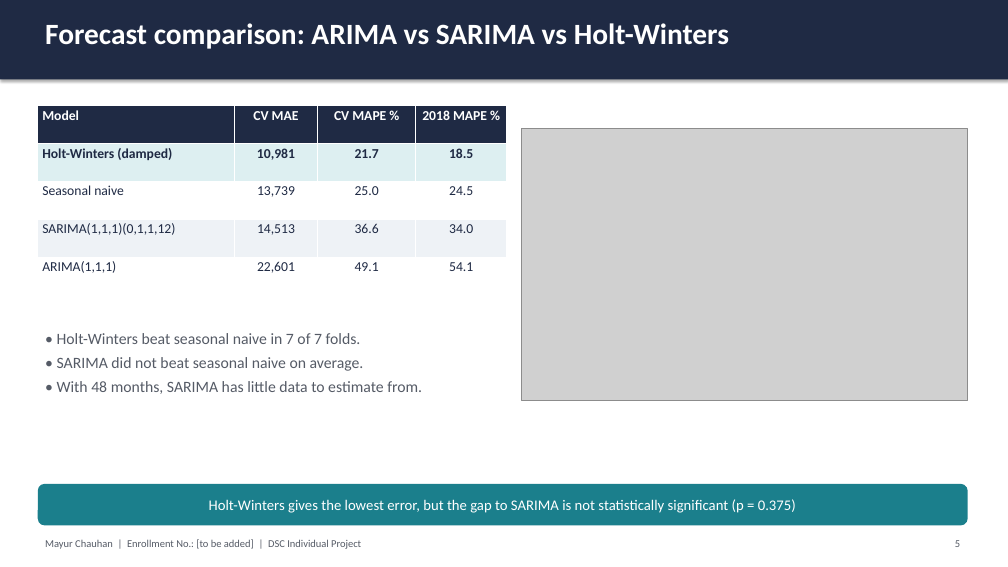
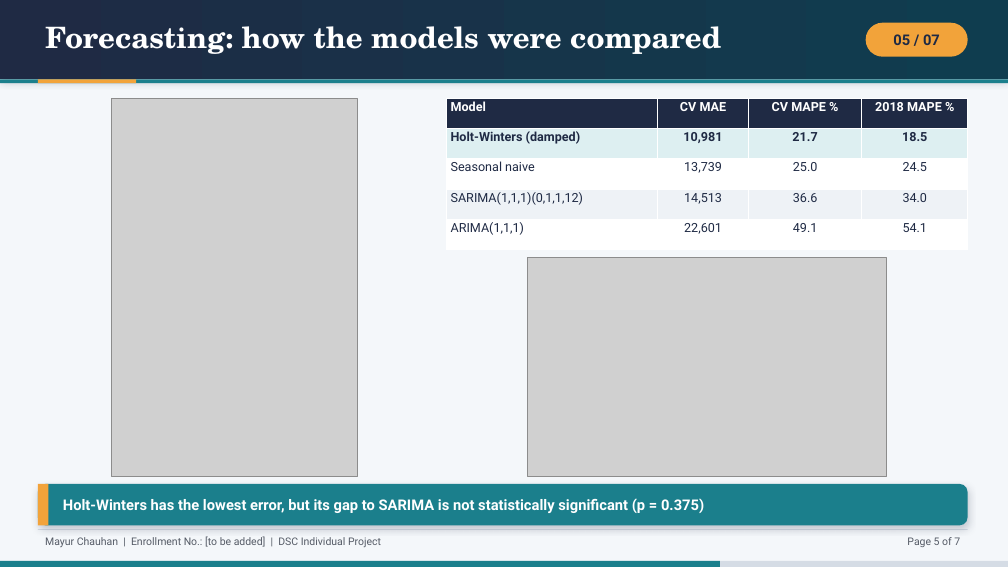
Before and after one commit to MayurChauhan-2950/Retail_Sales_Forecasting, a slide deck: slide 5 of presentation/Retail_Sales_Forecasting_Short.pptx. Drawn at 1008x567 pixels with LibreOffice and Linux fonts; fonts in the diff are those of the drawing; grey boxes stand for pictures. Boxes give left, top, right and bottom in pixels: in the first picture for what was removed or moved away, otherwise in the second. Text is boxed around its words. In the diff, an @@ line names an element or a change of style, - is before the commit and + after.

Commit message:
Add complete project explainer, 7-slide deck with PDF, diagrams and dashboard screenshots

```diff
--- a/presentation/Retail_Sales_Forecasting_Short.pptx
+++ b/presentation/Retail_Sales_Forecasting_Short.pptx
@@ background #FFFFFF to #F4F7FA @@
@@ rectangle at <box>0,0,1008,79</box>: fill #1F2A44 to gradient #1F2A44 to #0F3D4F; shadow changed @@
@@ text removed at <box>45,23,729,49</box> @@
-Forecast comparison: ARIMA vs SARIMA vs Holt-Winters
@@ text added at <box>45,26,721,54</box>, 28 pt, text #FFFFFF, bold @@
+Forecasting: how the models were compared
@@ rounded rectangle added at <box>866,23,968,57</box>, fill #F2A33A, 14 pt, text #1F2A44, bold @@
+05 / 07
@@ rectangle added at <box>0,79,1008,83</box>, fill #1B7F8C @@
@@ rectangle added at <box>38,79,136,83</box>, fill #F2A33A @@
@@ picture added at <box>111,98,357,476</box> @@
@@ table at <box>446,98,968,250</box> @@
@@ size 13 to 12 pt, font Calibri to Roboto @@
@@ table: place and size @@
-table at <box>38,106,507,295</box>
+table at <box>446,98,968,250</box>
@@ picture: place and size @@
-picture at <box>522,129,968,402</box>
+picture at <box>528,257,887,476</box>
@@ text removed at <box>57,333,422,394</box> @@
-• Holt-Winters beat seasonal naive in 7 of 7 folds.
-• SARIMA did not beat seasonal naive on average.
-• With 48 months, SARIMA has little data to estimate from.
@@ rounded rectangle "Holt-Winters has the lowest error, ..." at <box>38,484,968,526</box>: shadow on; proportions changed @@
@@ rectangle added at <box>38,484,48,526</box>, fill #F2A33A @@
@@ text in rounded rectangle at <box>63,498,704,513</box>: text changed; font Calibri to Roboto; bold on @@
-Holt-Winters gives the lowest error, but the gap to SARIMA is not statistically significant (p = 0.375)
+Holt-Winters has the lowest error, but its gap to SARIMA is not statistically significant (p = 0.375)
@@ text "Mayur Chauhan | Enrollment No.: ..." at <box>45,536,381,547</box>: font Calibri to Roboto @@
@@ rectangle added at <box>38,529,968,530</box>, fill #D5DCE5 @@
@@ text added at <box>907,537,960,547</box>, 10 pt, text #555B66 @@
+Page 5 of 7
@@ rectangle added at <box>0,561,1008,567</box>, fill #D5DCE5 @@
@@ rectangle added at <box>0,561,720,567</box>, fill #1B7F8C @@
@@ text removed at <box>955,540,960,547</box> @@
-5
```
Also in this commit, not shown: 5 other slides changed, 1 slide added, 1 slide removed, 12 other files.
